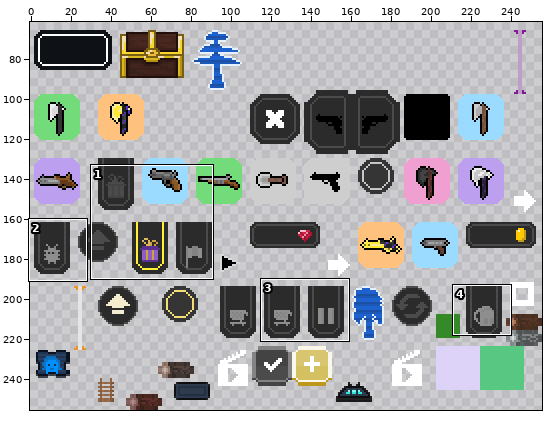
File history of a sprite sheet, images/shared-0-sheet3.png. Above: a wide view before the commit, with the close-up outlined.
Close-up. First the earlier version:
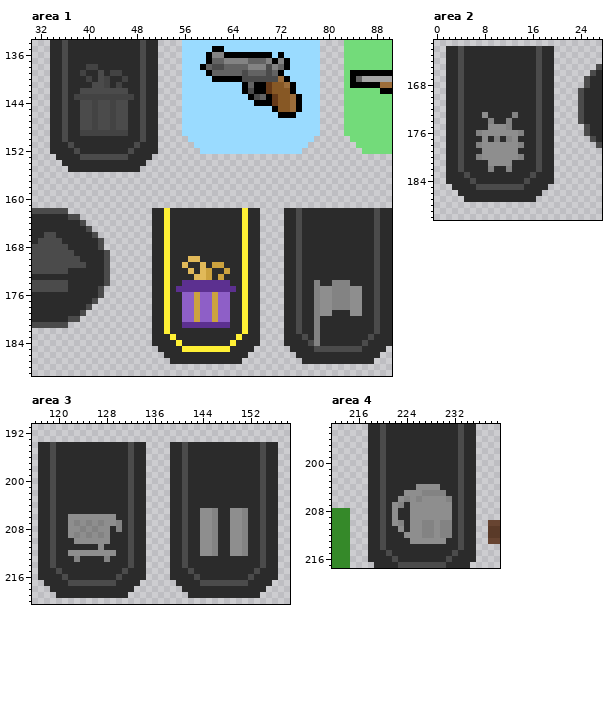
The file is 256x256 pixels. Colours within 5 levels of each other are drawn and written as one. Shown: area 1: x 31..90, y 134..189; area 2: x 0..27, y 161..190; area 3: x 116..158, y 191..220; area 4: x 212..239, y 194..217. The wide view leaves out empty margins.
The result:
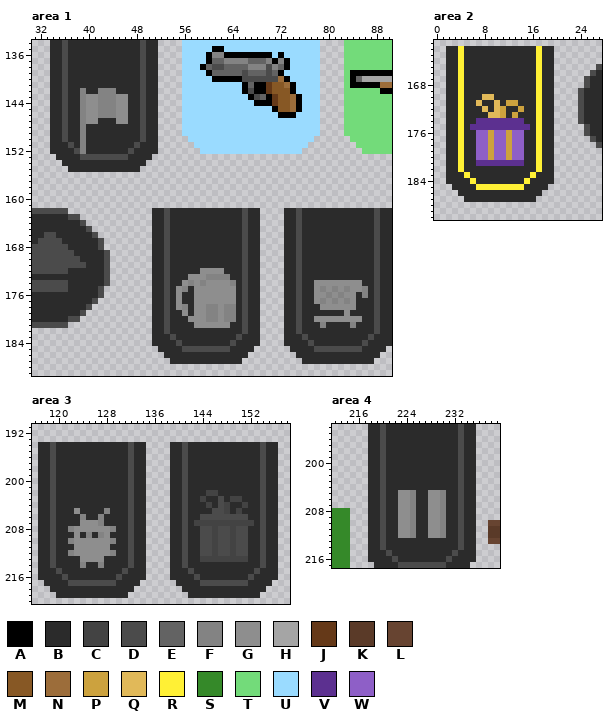
Palette (. is transparent): A #000000  B #2b2b2b  C #434343  D #4b4b4b  E #636363  F #838383  G #8e8e8e  H #a5a5a5  J #653918  K #5a3a28  L #674431  M #875825  N #9c6d3a  P #cca23e  Q #e1b959  R #fff035  S #358929  T #73db7a  U #9adbff  V #5c3090  W #8e5fc7
The exact change:
Changed rows in their new state; - is an unchanged pixel.
Area 1:
first column x 38:
138 --BB------
139 -B--B-BB--
140 --B-BB--B-
141 ---BBB-B--
142 -FBBFFFBB-
143 BFGGFFFGGB
144 -FGGFFFGG-
145 -FGGFFFGG-
146 -FGGFFFGG-
147 -FGGBBBGG-
148 -FBBBBBBB-
149 -FBBBBBBB-
150 -F--------
151 -F--------
152 -F--------
first column x 53:
162 D------------D--------------------
163 D------------D--------------------
164 D------------D--------------------
165 D------------D--------------------
166 D------------D--------------------
167 D------------D--------------------
168 D------------D--------------------
169 D------------D--------------------
170 D---BB-------D--------------------
171 D--B--B-BB---D--------------------
172 D---B-GGGGB--D--------------------
173 D---GGGFFFF--D--------------------
174 D--GFGFGGGGF-D-----------GGGGGGGG-
175 D-GFBGGGGGGG-D-----------GF--G---F
176 D-GBBGGGGGGG-D-----------G-FG-G-BF
177 D-GBBGGGGGGG-D-----------GF--G--B-
178 D-GFBGGFFGFF-D-----------B--GGG-B-
179 D--GBGGFFGFF-D-----------BBB--GBB-
180 D--BGGGFFGFF-D-----------GGGGGGGG-
181 D--BBGGGGGG--D-----------BF----F--
182 D------------D-----------B--------
183 -D----------D------------B--------
184 --D--------D-------------B--------
185 ---DDDDDDDD-----------------------
Area 2:
first column x 4:
162 R------------R
163 R------------R
164 R------------R
165 R------------R
166 R------------R
167 R------------R
168 R------------R
169 R------------R
170 R---QQ-------R
171 R--Q--Q-PP---R
172 R---Q-QP--P--R
173 R---BQQP-P---R
174 R--VVVVVVVV--R
175 R-VVVVVVVVVV-R
176 R--WWPWWPWW--R
177 R--WWPWWPWW--R
178 R--WWPWWPWW--R
179 R--WWPWWPWW--R
180 R--WWPWWPWW--R
181 R--VVVVVVVV--R
182 R----B--B----R
183 -R----------R-
184 --R--------R--
185 ---RRRRRRRR---
Area 3:
first column x 122:
202 -----------------------CC------
203 ----------------------C--D-CC--
204 -----------------------C-DC--C-
205 -G----F---------------BBDDCBCB-
206 BBFBBFBB--------------DDDDDDDD-
207 BB-G--BBB------------CCCCCCCCCC
208 F-G-G--FB-------------DDCDDCDD-
209 BGB-B-----------------DDCDDCDD-
210 F------F--------------DDCDDCDD-
211 -GGGG-G---------------DDCDDCDD-
212 F------F--------------DDCDDCDD-
213 -BGGGGB---------------CCCCCCCC-
214 --F--F-------------------------
Area 4:
first column x 222:
204 ----BBBB--
205 -G-FBBGG--
206 --GFBB--FB
207 BGGFBB--FB
208 BGGFBB--FB
209 BGGFBB--FB
210 BGGFBBG--B
211 --GFBBG--B
212 -G-FBBG--B
213 ---BBBBBB-
Pixel boxes of the changes (left, top, right, bottom) in both close-ups:
changed: (74, 64, 134, 154)
changed: (164, 208, 248, 352)
changed: (314, 280, 368, 346)
changed: (458, 46, 542, 190)
changed: (194, 490, 254, 562)
changed: (68, 508, 122, 568)
changed: (392, 484, 452, 544)
